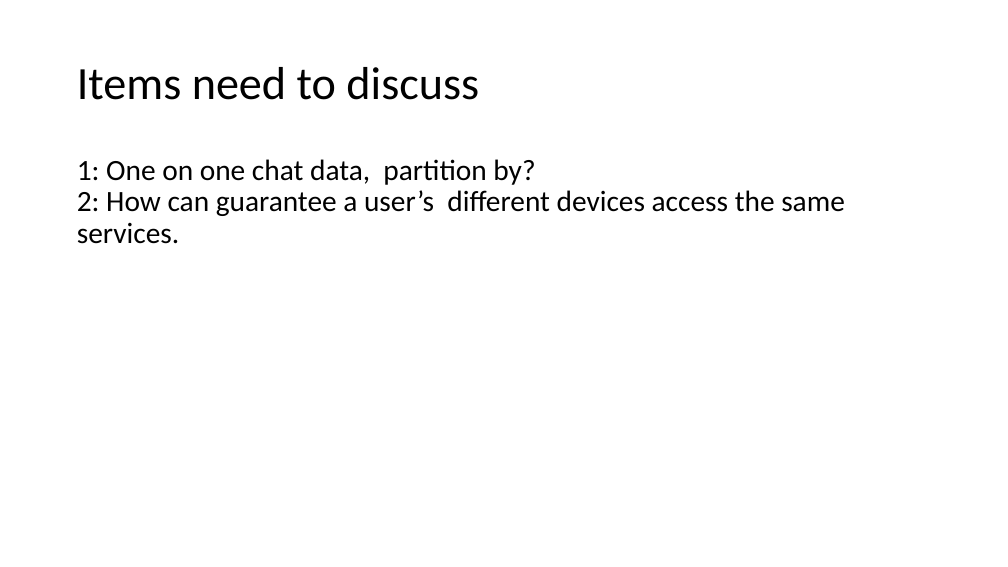
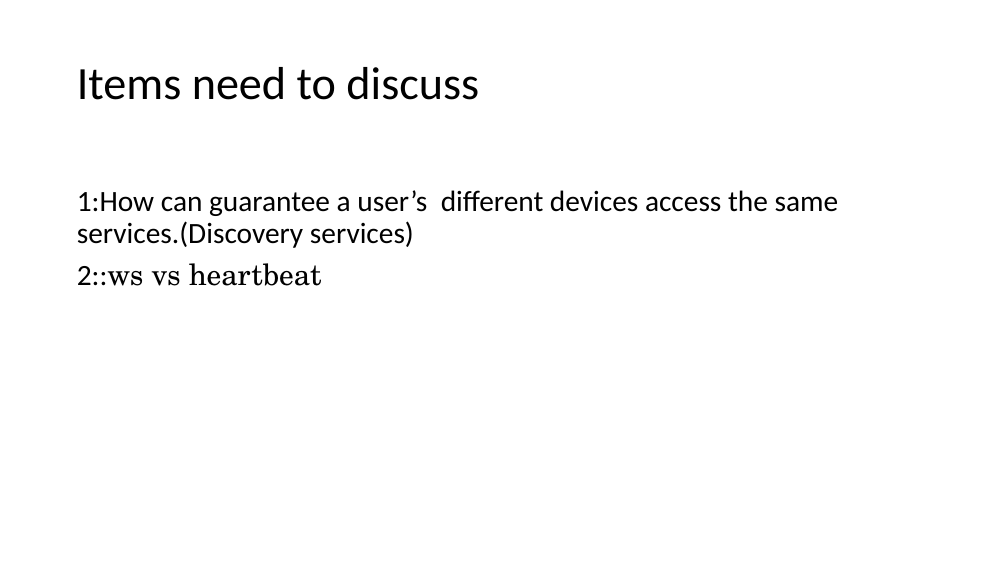
Before and after one commit to GuilinDev/studyBuddy, a slide deck: slide 27 of meetingPPT/064_Joy_SystemDesignInterview_ChatSystem.pptx. Drawn at 1008x567 pixels with LibreOffice and Linux fonts; fonts in the diff are those of the drawing. Boxes give left, top, right and bottom in pixels: in the first picture for what was removed or moved away, otherwise in the second. Text is boxed around its words. In the diff, an @@ line names an element or a change of style, - is before the commit and + after.

```diff
--- a/meetingPPT/064_Joy_SystemDesignInterview_ChatSystem.pptx
+++ b/meetingPPT/064_Joy_SystemDesignInterview_ChatSystem.pptx
@@ text at box(77, 190, 839, 286): text changed @@
-1: One on one chat data, partition by?
-2: How can guarantee a user’s different devices access the same services.
+1:How can guarantee a user’s different devices access the same services.(Discovery services)
+2::ws vs heartbeat
```
Also in this commit, not shown: 1 other slide changed, 1 other file.
